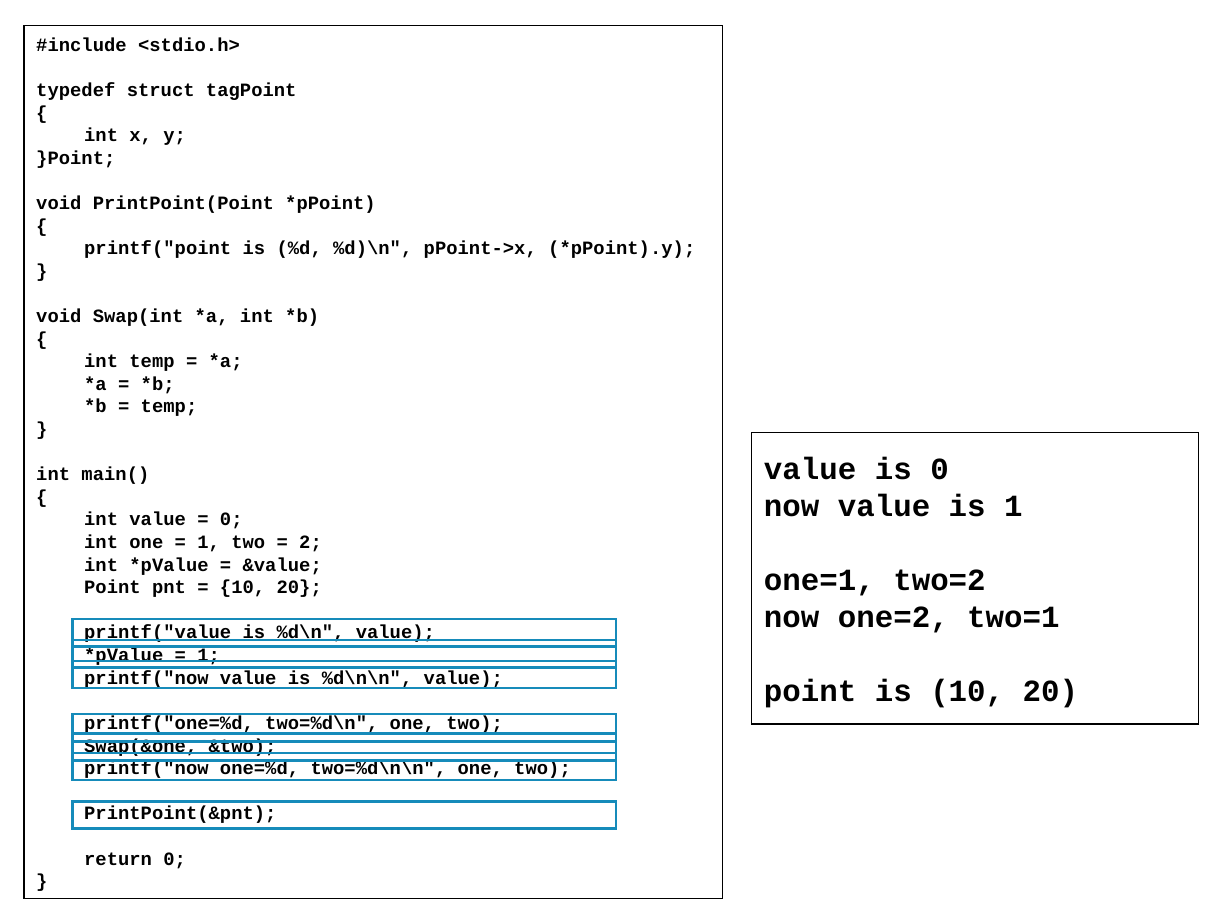
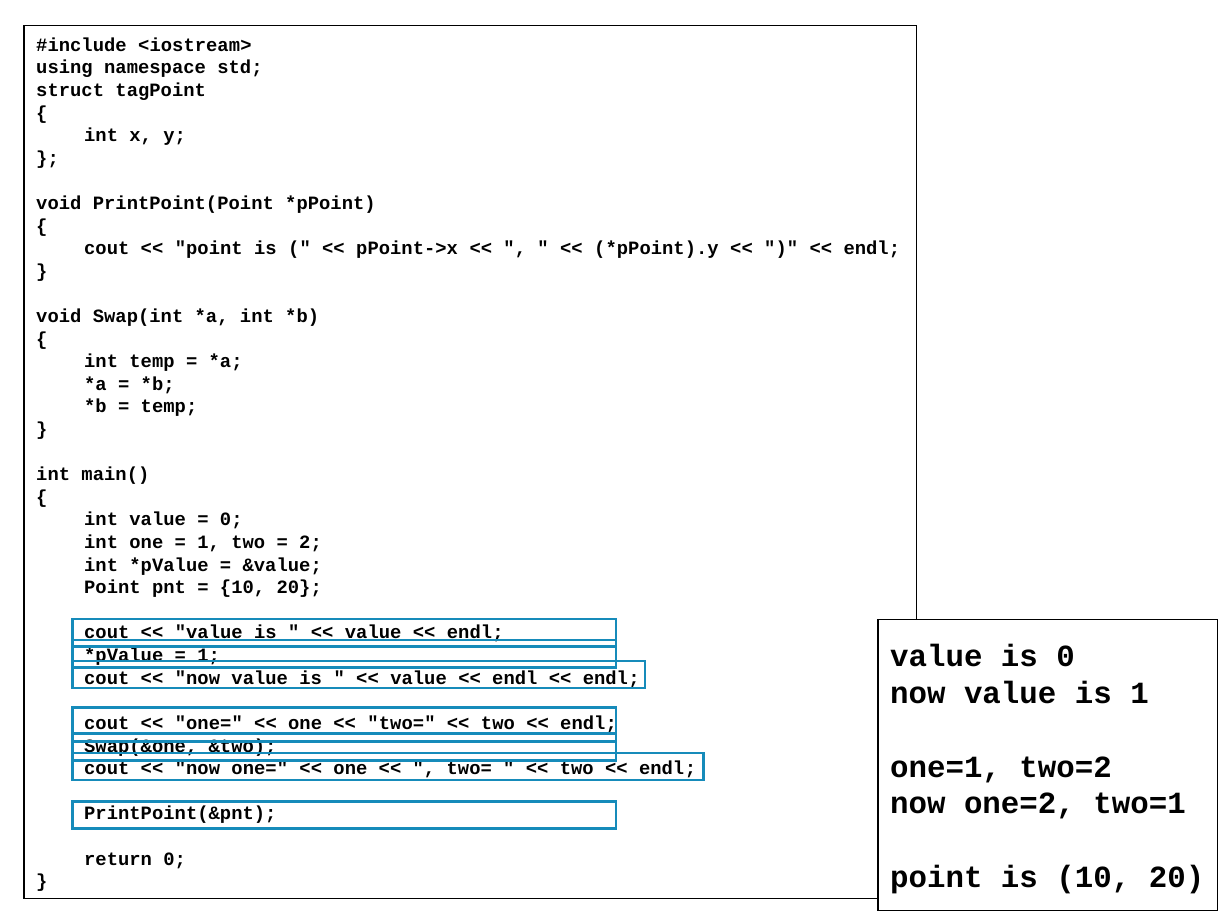
Before and after one commit to alexey-malov/oop, a slide deck: slide 112 of lectures/01/Синтаксис C++.pptx (slide 113 before the commit). Drawn at 1232x924 pixels with LibreOffice and Linux fonts; fonts in the diff are those of the drawing. Boxes give left, top, right and bottom in pixels: in the first picture for what was removed or moved away, otherwise in the second. Text is boxed around its words. In the diff, an @@ line names an element or a change of style, - is before the commit and + after.

```diff
--- a/lectures/01/Синтаксис C++.pptx
+++ b/lectures/01/Синтаксис C++.pptx
@@ rectangle "#include <iostream>": place and size @@
-rectangle "#include <iostream>" at [25,26,723,899]
+rectangle "#include <iostream>" at [25,26,918,899]
@@ text in rectangle at [36,38,262,100]: text changed @@
-#include <stdio.h>
-typedef struct tagPoint
+#include <iostream>
+using namespace std;
+struct tagPoint
@@ text in rectangle at [36,151,115,168]: text changed @@
-}Point;
+};
@@ text in rectangle at [84,241,901,258]: text changed @@
-printf("point is (%d, %d)\n", pPoint->x, (*pPoint).y);
+cout << "point is (" << pPoint->x << ", " << (*pPoint).y << ")" << endl;
@@ text in rectangle at [84,625,504,642]: text changed @@
-printf("value is %d\n", value);
+cout << "value is " << value << endl;
@@ rectangle "value is 0": place and size @@
-rectangle "value is 0" at [752,432,1198,723]
+rectangle "value is 0" at [878,620,1218,910]
@@ rectangle: place and size @@
-rectangle at [73,662,616,689]
+rectangle at [73,662,646,689]
@@ text in rectangle at [84,671,640,735]: text changed @@
-printf("now value is %d\n\n", value);
-printf("one=%d, two=%d\n", one, two);
+cout << "now value is " << value << endl << endl;
+cout << "one=" << one << "two=" << two << endl;
@@ rectangle: place and size @@
-rectangle at [73,715,616,742]
+rectangle at [73,707,616,740]
@@ rectangle: place and size @@
-rectangle at [73,753,616,780]
+rectangle at [73,753,703,780]
@@ text in rectangle at [84,761,696,780]: text changed @@
-printf("now one=%d, two=%d\n\n", one, two);
+cout << "now one=" << one << ", two= " << two << endl;
```
Also in this commit, not shown: 11 other slides changed, 2 slides removed.
